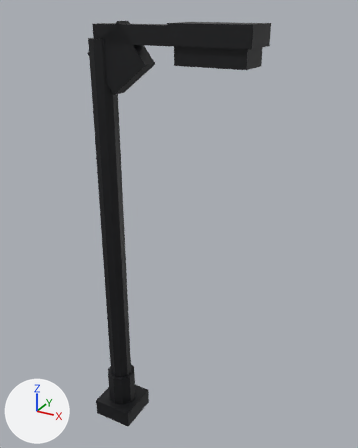
The glTF model assets/models/lamp_street.glb, before and after one commit.
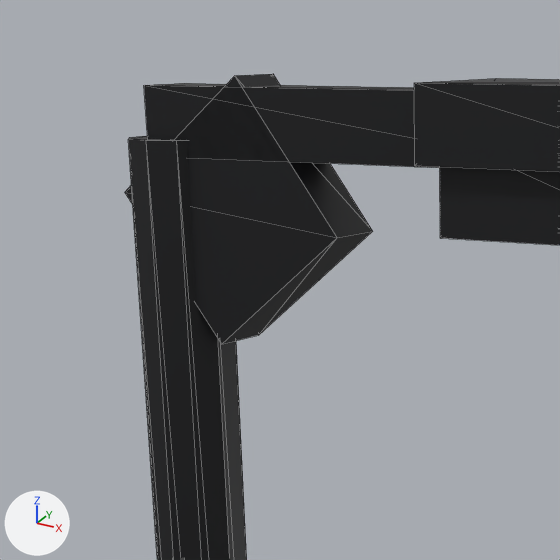
Each version appears first whole from a camera (50 mm lens) standing at (3.79, -5.01, 5.98) and looking at (0.9, 0.25, 3.35), and next in a close-up on the part from 15% to 58% of the width and 0% to 35% of the height. The axes (+X, +Y, +Z) are drawn at lower left. The lights are the same throughout. The first two pictures are the older version. The close-ups show mesh edges as thin lines. Vertices at exactly the same position are counted once.

Before the edit, the objects in view are built like this:
```python
me_prop = bpy.data.meshes.new('prop')
me_prop.from_pydata(...)  # 160 vertices, 264 faces; spans x -0.3..1.97, y -0.3..0.3, z 0.0..5.83
me_prop.materials.append(mat_defaultmaterial)
ob_prop = bpy.data.objects.new('prop', me_prop)
ob_prop.location = (0.0, 0.0, 0.0)
```
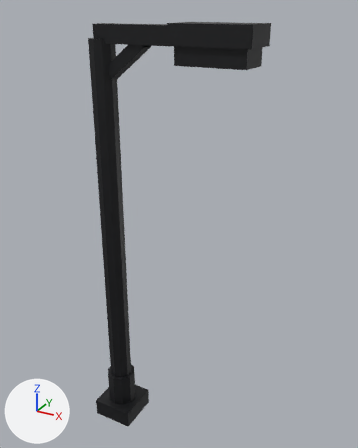
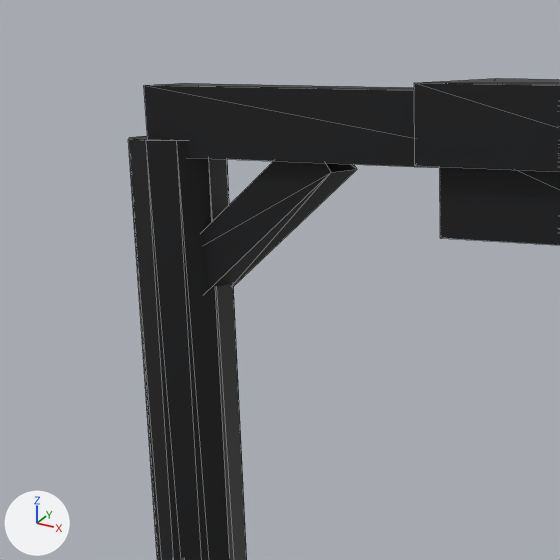
Changed parts and their boxes (x1, y1, x2, y2) in the close-ups (560 x 560 px; the box of a moved part takes in the faces that stretch with it):
'prop', reshaped: before (125, 74, 560, 560); after (128, 78, 560, 560)
part 1 of me_prop, moved or reshaped: before (125, 74, 373, 344); after (203, 161, 357, 292)

Edits to the bpy script that builds the scene:
```text
Change me_prop:
    used by ob_prop; location = (0.0, 0.0, 0.0)
    remove me_prop.from_pydata(...)  # 160 vertices, 264 faces; spans x -0.3..1.97, y -0.3..0.3, z 0.0..5.83
    add me_prop.from_pydata(...)  # 160 vertices, 264 faces; spans x -0.3..1.97, y -0.3..0.3, z 0.0..5.82
    me_prop part 1
    me_prop.vertices[56].co: (0.22, -0.06, 5.07) -> (0.09, -0.04, 5.18)
    me_prop.vertices[57].co: (-0.09, -0.06, 5.46) -> (0.04, -0.04, 5.24)
    me_prop.vertices[58].co: (0.22, 0.06, 5.07) -> (0.09, 0.04, 5.18)
    me_prop.vertices[59].co: (-0.09, 0.06, 5.46) -> (0.04, 0.04, 5.24)
    me_prop.vertices[60].co: (0.61, -0.06, 5.38) -> (0.58, -0.04, 5.56)
    me_prop.vertices[61].co: (0.3, -0.06, 5.77) -> (0.53, -0.04, 5.62)
    me_prop.vertices[62].co: (0.61, 0.06, 5.38) -> (0.58, 0.04, 5.56)
    me_prop.vertices[63].co: (0.3, 0.06, 5.77) -> (0.53, 0.04, 5.62)
    me_prop.vertices[136].co: (0.21, -0.11, 5.01) -> (0.08, -0.08, 5.13)  # pixel (221, 344) -> not seen
    me_prop.vertices[137].co: (-0.15, -0.11, 5.47) -> (-0.01, -0.08, 5.24)  # pixel (124, 192) -> not seen
    me_prop.vertices[138].co: (0.21, 0.11, 5.01) -> (0.08, 0.08, 5.13)  # pixel (258, 335) -> not seen
    me_prop.vertices[139].co: (-0.15, 0.11, 5.47) -> (-0.01, 0.08, 5.24)
    me_prop.vertices[140].co: (0.67, -0.11, 5.37) -> (0.63, -0.08, 5.56)  # pixel (337, 237) -> pixel (331, 172)
    me_prop.vertices[141].co: (0.31, -0.11, 5.83) -> (0.54, -0.08, 5.68)  # pixel (234, 75) -> not seen
    me_prop.vertices[142].co: (0.67, 0.11, 5.37) -> (0.63, 0.08, 5.56)  # pixel (372, 231) -> pixel (357, 169)
    me_prop.vertices[143].co: (0.31, 0.11, 5.83) -> (0.54, 0.08, 5.68)  # pixel (273, 73) -> not seen
```
